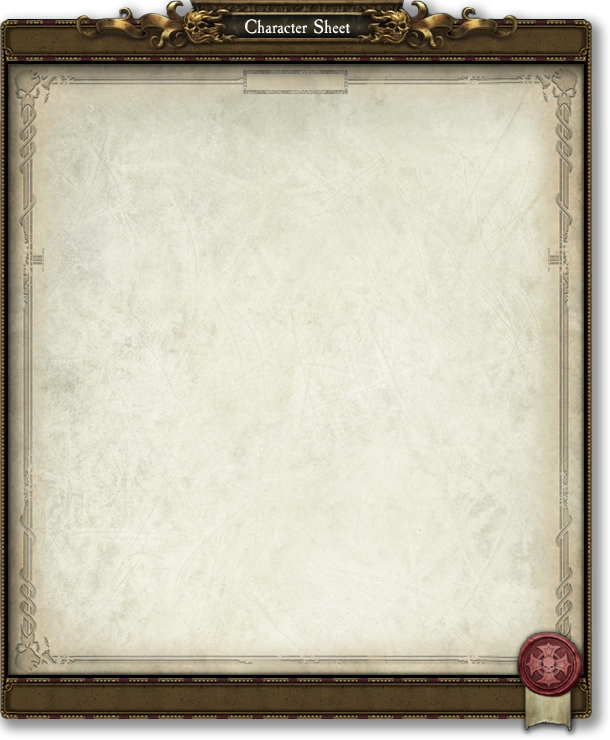
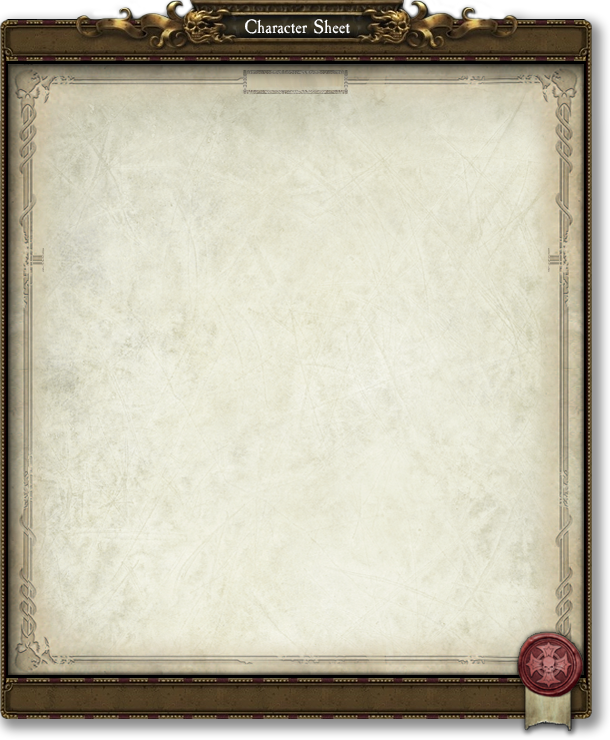
Revision of a layered 610×740 image; what changed, layer by layer:
painted on "Window Frame" (2nd of 3, in "Window Frame") over [92, 0, 507, 21]
